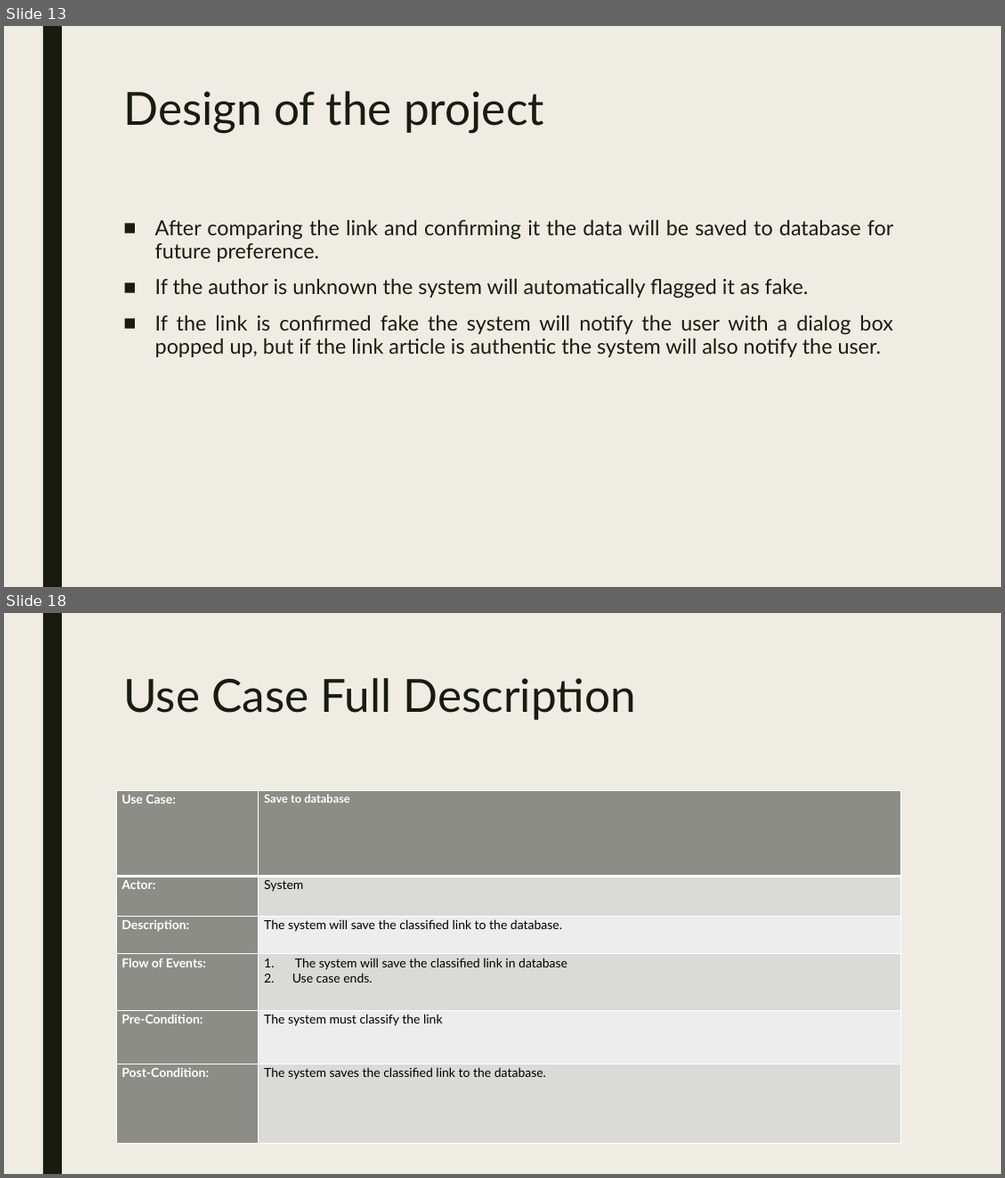
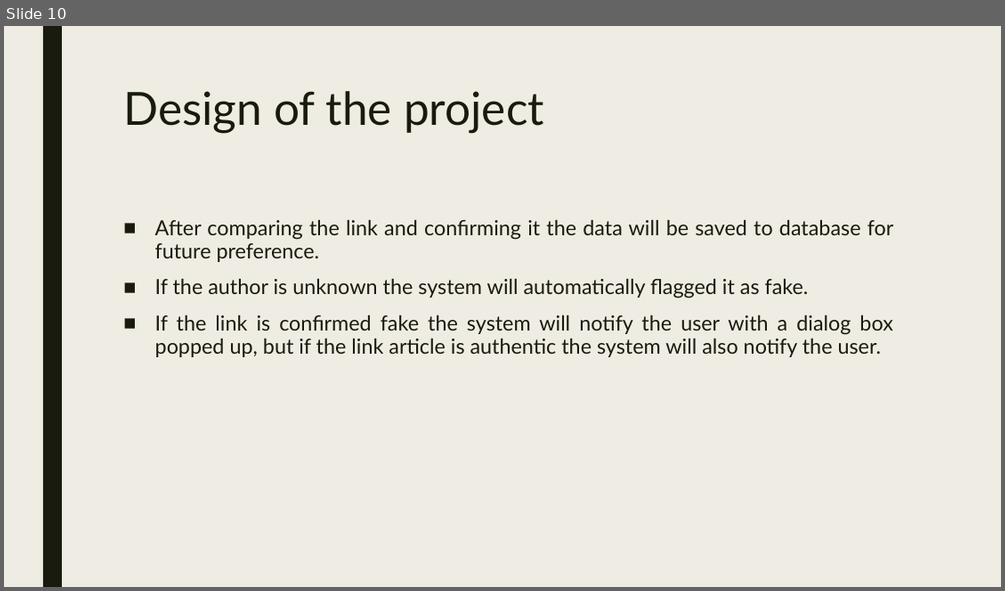
Before and after one commit to seans888/RoaD2R, a slide deck: Identifying fake news in facebook.pptx. Shown one above the other, each under a label of ours: slides 13 and 18 before the commit, slide 10 after it; the slides between them are not shown. The pictures are 1005x1178 and 1005x591 pixels, drawn with LibreOffice and Linux fonts; fonts in the diff are those of the drawing. Boxes give left, top, right and bottom in pixels: in the first picture for what was removed or moved away, otherwise in the second. Text is boxed around its words. In the diff, an @@ line names an element or a change of style, - is before the commit and + after.

```diff
--- a/Identifying fake news in facebook.pptx
+++ b/Identifying fake news in facebook.pptx
@@ slide 18 removed at (4,613,1001,1174), background #EFEDE3; not listed: 1 template element that a slide beside it also shows @@
@@ title removed at (123,678,636,720) @@
-Use Case Full Description
@@ table removed at (116,791,901,1143), 6 rows, 2 columns @@
-Use Case: | Save to database
-Actor: | System
-Description: | The system will save the classified link to the database.
-Flow of Events: | The system will save the classified link in database / Use case ends.
-Pre-Condition: | The system must classify the link
-Post-Condition: | The system saves the classified link to the database.
@@ what was slide 13 is now slide 10 @@
```
Also in this commit, not shown: 7 slides changed, 1 slide added, 21 other slides removed, 2 other files.
